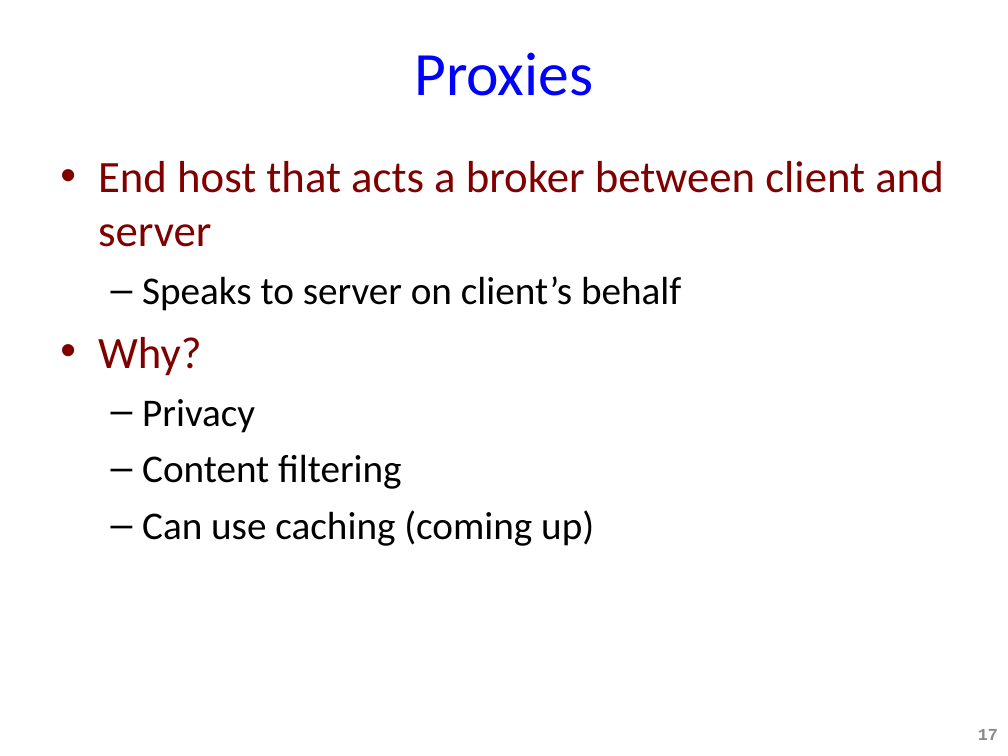
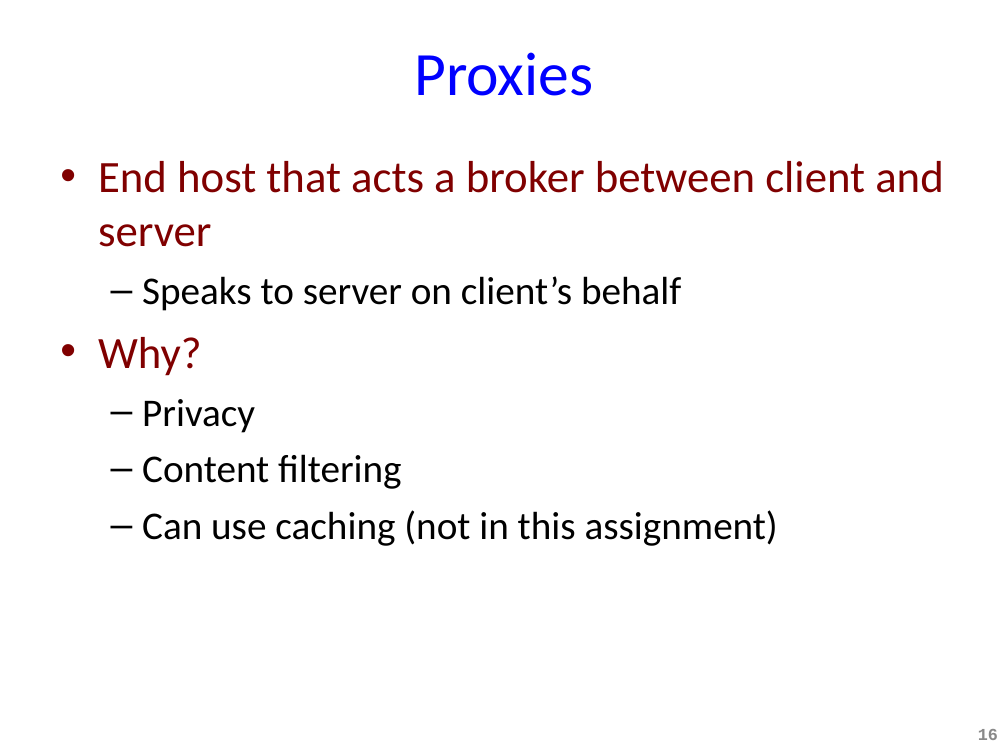
Before and after one commit to sepehrabdous/Computer_Networks_Spring21, a slide deck: slide 16 of assignment1/slides/a1-http.ppt (slide 17 before the commit). Drawn at 1008x756 pixels with LibreOffice and Linux fonts; fonts in the diff are those of the drawing. Boxes give left, top, right and bottom in pixels: in the first picture for what was removed or moved away, otherwise in the second. Text is boxed around its words. In the diff, an @@ line names an element or a change of style, - is before the commit and + after.

```diff
--- a/assignment1/slides/a1-http.ppt
+++ b/assignment1/slides/a1-http.ppt
@@ text at <box>142,510,778,546</box>: text changed @@
-  – Can use caching (coming up)
+  – Can use caching (not in this assignment)
@@ page number at <box>978,729,998,740</box>: text changed @@
-17
+16
```
Also in this commit, not shown: 1 slide removed, 1 other file.
